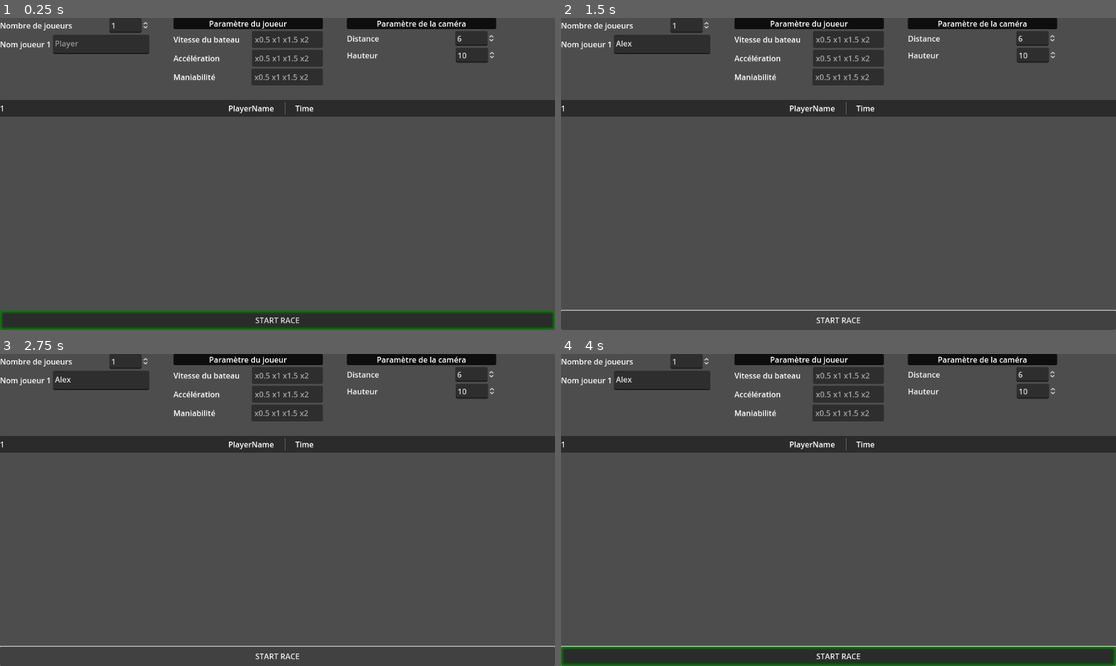
Above: before the commit, frames 1-4 (two rows, left to right).
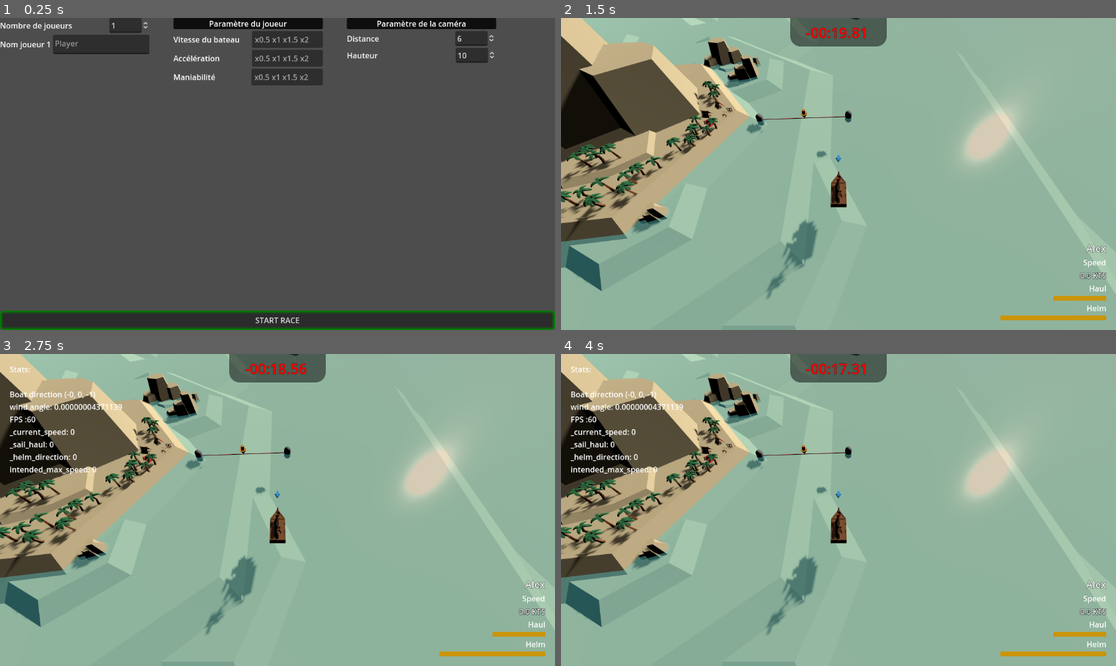
Above: after the commit, the same moments.

Repository: loiclovitana/Crapirate
Game: Godot game, scene res://src/main.tscn
The game is run twice, just before and just after one commit, with the same random seed, the same clock (stepped at 60 frames per second) and the same inputs.
Inputs (mouse positions are in pixels of both pictures, inside the frame that each line leads up to):
- Up to frame 1 (0.25 s): no input
- Up to frame 2 (1.5 s): click (660, 42) at 0.52 s; type "Alex" at 0.6 s; click "START RACE" at 1.25 s
- Up to frame 3 (2.75 s): click (277, 656) at 2 s, where only the run before the commit has a clickable "START RACE"
- Up to frame 4 (4 s): click (838, 656) at 2.75 s, where only the run before the commit has a clickable "START RACE"; tap Enter at 3.5 s; move the mouse to (960, 494) at 3.52 s; click (960, 494) at 3.67 s

The runs differ from the first frame. In frame 1, 5.3% of the frame differs, in the area x 0-100%, y 26-32%; in frame 2, 98%; in frame 3, 98%, in the area x 0-100%, y 0-100%; in frame 4, 98%.
Error before the commit: Parse Error: Could not resolve class "Settings", because of a parser error. (res://src/main.gd:8)

Commit message:
solve parse error

Diff:
--- a/src/settings/Settings.gd
+++ b/src/settings/Settings.gd
@@ -26,7 +26,9 @@
 	config.set_value(SECTION_PLAYERS,"nb_players",nb_player)
 	for p_c in player_configs:
 		p_c.save()
-	var player_preset = player_configs.values().map(func(x) : return x.preset_name)
+	var player_preset ={}
+	for player_id in  player_configs:
+		player_preset[player_id] = player_configs[player_id].preset_name
 	config.set_value(SECTION_PLAYERS,"player_configs",player_preset)
 
 	config.set_value(SECTION_INPUT,"action_map",action_map)
@@ -48,8 +50,8 @@
 		return
 
 	nb_player = config.get_value(SECTION_PLAYERS,"nb_players",nb_player)
-	var player_configs_to_load = config.get_value(SECTION_PLAYERS,"player_configs",[])
+	var player_configs_to_load = config.get_value(SECTION_PLAYERS,"player_configs",{})
 	if not player_configs_to_load.is_empty():
 		player_configs.clear()
-		for player_config_preset in player_configs_to_load:
-			player_configs[] = PlayerSettings.load(player_config_preset)
+		for player_config_id in player_configs_to_load:
+			player_configs[player_config_id] = PlayerSettings.load(player_configs_to_load[player_config_id])
